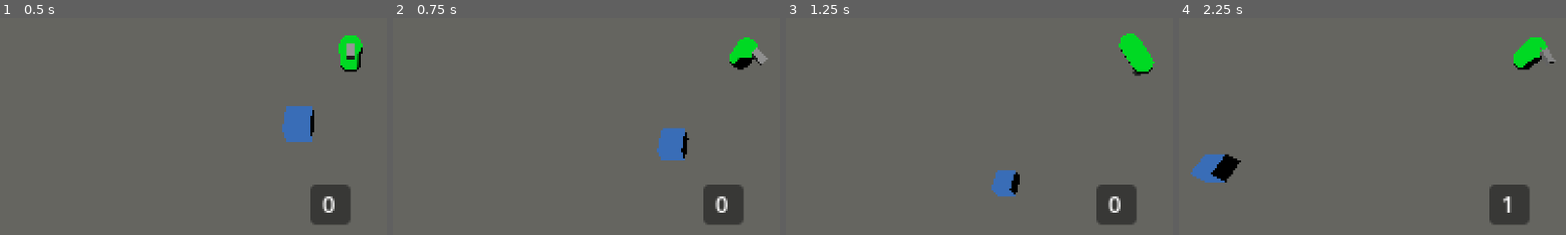
Above: before the commit, frames 1-4 (left to right).
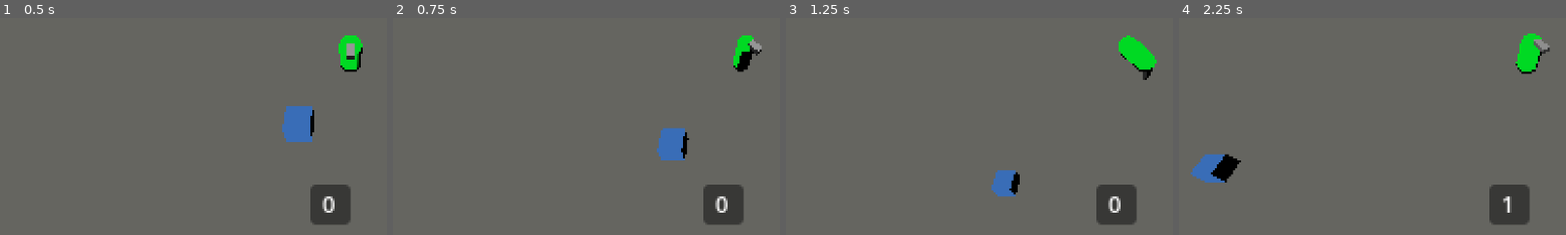
Above: after the commit, the same moments.

Repository: nschwei/PondScum
Game: Godot game, scene res://Scenes/GreyBox.tscn
Two runs of this game, one before a commit and one after it. Both use one fixed random seed, a clock stepped at 60 frames per second and the inputs below.
Inputs (mouse positions are % of the whole screen's width and height, from its top left):
- Up to frame 1 (0.5 s): no input
- Up to frame 2 (0.75 s): move the mouse to (72, 45) at 0.52 s; hold D (move_right) from 0.53 s (still down); tap Space (jump) at 0.6 s
- Up to frame 3 (1.25 s): keep holding D (move_right); tap Space (jump) at 0.77, 1.07 s
- Up to frame 4 (2.25 s): move the mouse to (30, 55) at 1.27 s; release D (move_right) at 1.28 s; hold S (move_back) 1.28-2.03 s; click (30, 55) at 1.35 s; tap Space (jump) at 1.52, 1.55, 1.82, 2.1 s; move the mouse to (60, 28) at 2.02 s; hold D (move_right) from 2.03 s (still down)
The pictures show only the part of the screen within x 5-55%, y 43-93%; the shares and areas given below are measured in that part.

Frame 1 is identical in both runs. In frame 2, 0.6% of the frame differs, in the area x 86-97%, y 8-25%; in frame 3, 0.4%; in frame 4, 0.7%, in the area x 86-98%, y 7-26%.

Commit message:
added jumping and landing deformations

Diff:
--- a/Scripts/player.gd
+++ b/Scripts/player.gd
@@ -69,7 +69,8 @@
 		# reload if we fall off the map
 		get_tree().reload_current_scene()
 
-	#on_floor = is_on_floor()
+	# animation for landing and jumping return scale
+	model.scale = model.scale.lerp(Vector3(1, 1, 1), delta * 5)
 
 
 ##################################################
@@ -160,6 +161,7 @@
 	rot_track_x = 0
 	rot_track_y = 0
 
+	model.scale = Vector3(1.25, 0.75, 1.25)
 	# multiply score if upright
 	var xy_rot = Vector2(model.rotation.x, model.rotation.z)
 	#print(xy_rot.length())
@@ -173,6 +175,7 @@
 func jump():
 	on_floor = false
 	gravity = - jump_strength
+	model.scale = Vector3(0.5, 1.5, 0.5)
 
 func restore_rot():
 	print('return to normal')
